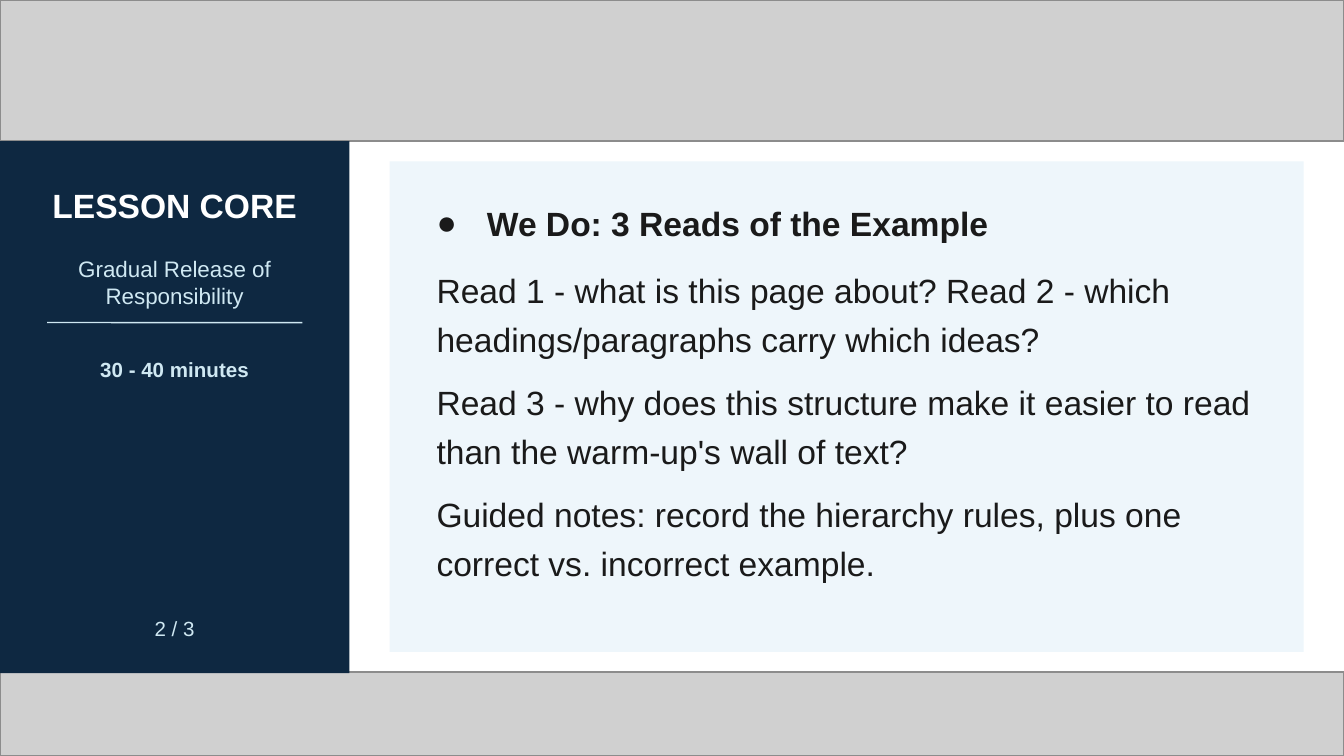
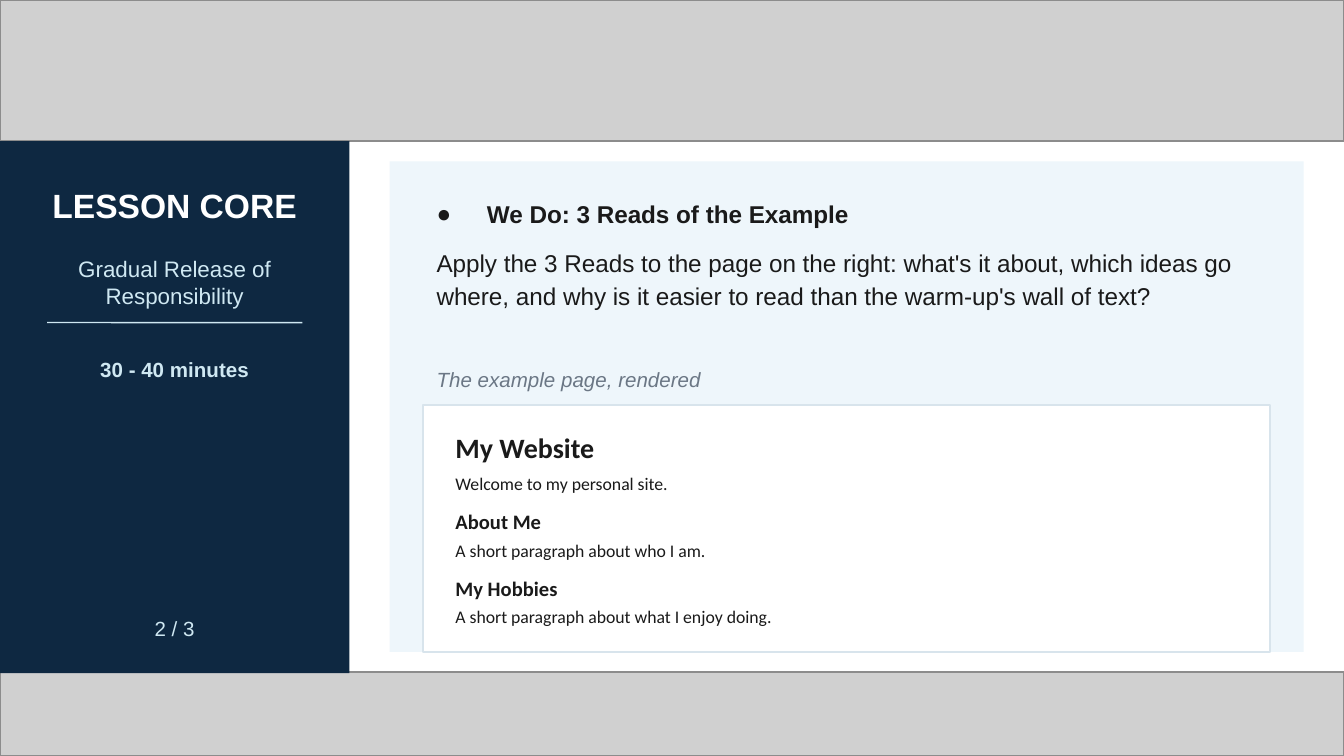
Before and after one commit to Arwa-Abboud/design1-term1-html-unit, a slide deck: slide 8 of resources/week-03/W3L1 - Headings & Paragraphs - Structuring Text.pptx. Drawn at 1344x756 pixels with LibreOffice and Linux fonts; fonts in the diff are those of the drawing; grey boxes stand for pictures. Boxes give left, top, right and bottom in pixels: in the first picture for what was removed or moved away, otherwise in the second. Text is boxed around its words. In the diff, an @@ line names an element or a change of style, - is before the commit and + after.

```diff
--- a/resources/week-03/W3L1 - Headings & Paragraphs - Structuring Text.pptx
+++ b/resources/week-03/W3L1 - Headings & Paragraphs - Structuring Text.pptx
@@ text at [487,205,849,228]: size 18 to 13 pt in "We Do: 3 Reads of the Example"; line spacing 26pt to 18pt; less space between paragraphs @@
@@ text at [437,254,1231,310]: text changed; size 18 to 13 pt @@
-Read 1 - what is this page about? Read 2 - which headings/paragraphs carry which ideas?
-Read 3 - why does this structure make it easier to read than the warm-up's wall of text?
-Guided notes: record the hierarchy rules, plus one correct vs. incorrect example.
+Apply the 3 Reads to the page on the right: what's it about, which ideas go where, and why is it easier to read than the warm-up's wall of text?
@@ text added at [437,372,700,391], 11 pt, text #6B7785, italic @@
+The example page, rendered
@@ rectangle added at [423,405,1270,652], fill #FFFFFF, outline #D8E4EC 1 pt @@
@@ text added at [455,438,772,626], 9.5 pt, text #1A1A1A @@
+My Website
+Welcome to my personal site.
+About Me
+A short paragraph about who I am.
+My Hobbies
+A short paragraph about what I enjoy doing.
```
Also in this commit, not shown: 1 slide added, 2 other files.
